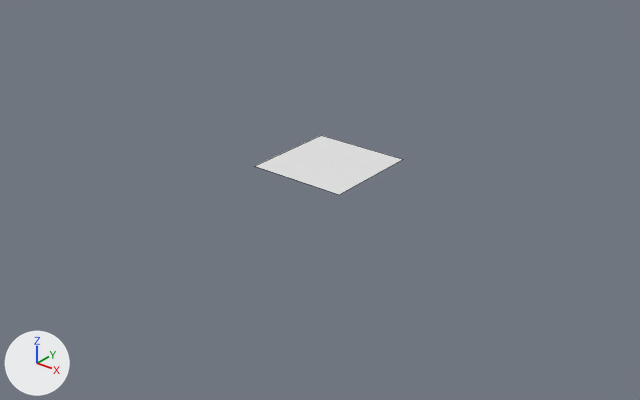
The Blender file AI.blend as it was, and as the next commit left it.
One viewpoint serves both versions: a 50 mm camera at (4609.0, -5902.0, 3245.0) aimed at (25.0, -172.0, -308.0). Lighting does not change. The marker at lower left points along +X, +Y and +Z. Mesh edges are drawn as thin lines on the coarser meshes.

In view in the first picture: 'Floor'.
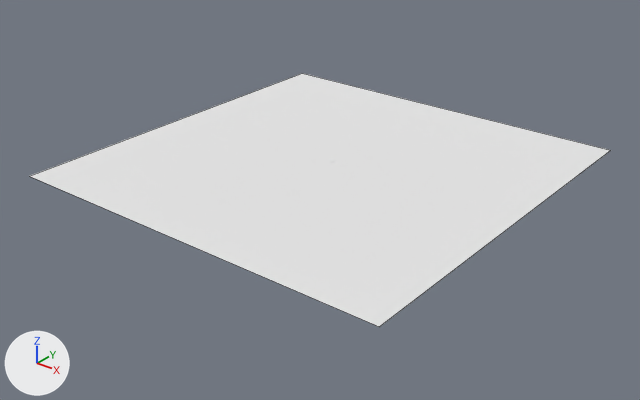
Patch to the scene script:
```diff
--- a/AI.blend.py
+++ b/AI.blend.py
@@ me_plane @@
 me_plane.from_pydata(...)  # 4 vertices, 1 face; spans x -486.0..486.0, y -486.0..486.0, z 0.0
 # used by ob_floor; location = (0.0, 0.0, -1.0)
-me_plane.vertices[0].co = (-486.0, -486.0, 0.0)  # pixel (254, 166)
-me_plane.vertices[1].co = (486.0, -486.0, 0.0)  # pixel (339, 194)
-me_plane.vertices[2].co = (-486.0, 486.0, 0.0)  # pixel (321, 135)
-me_plane.vertices[3].co = (486.0, 486.0, 0.0)  # pixel (403, 159)
+# me_plane part 1
+me_plane.vertices[0].co = (-1899.0, -1899.0, 0.0)  # pixel (29, 176)
+me_plane.vertices[1].co = (1899.0, -1899.0, 0.0)  # pixel (379, 326)
+me_plane.vertices[2].co = (-1899.0, 1899.0, 0.0)  # pixel (302, 73)
+me_plane.vertices[3].co = (1899.0, 1899.0, 0.0)  # pixel (610, 150)
```

Location of each change, (x1, y1, x2, y2) in pixels of the pictures (640 x 400 px):
'Floor', reshaped (293% wider, 318% taller): before (256, 135, 403, 195); after (30, 73, 611, 327)
